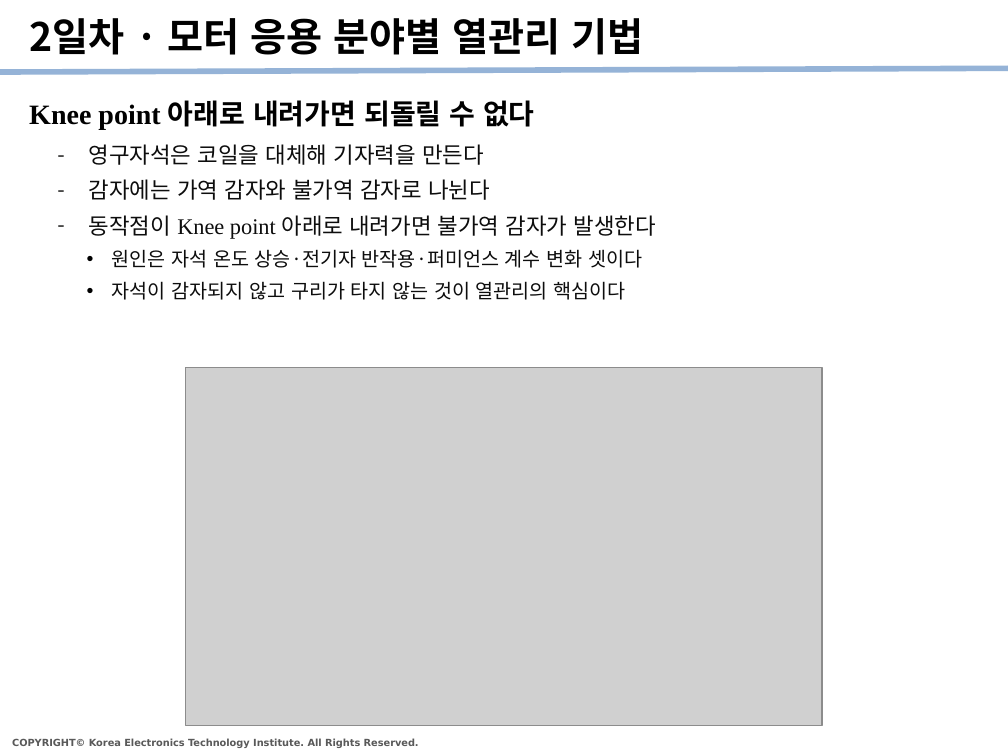
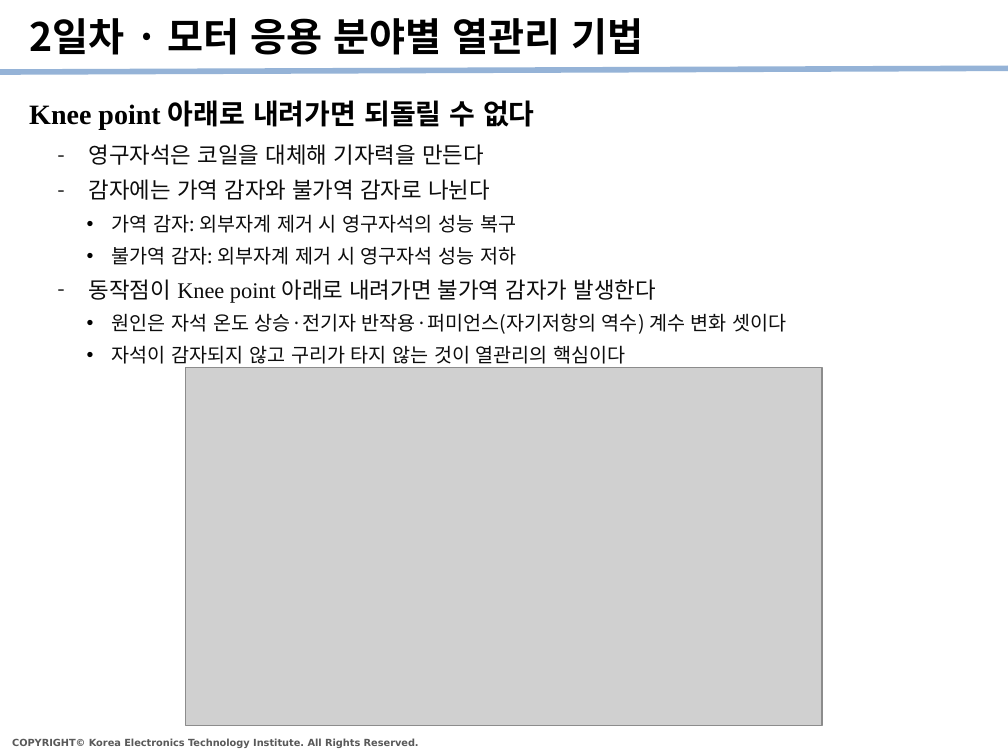
Before and after one commit to kybeen0521/PHM_Edu, a slide deck: slide 10 of Templates/PHM강좌_수강정리_v1.pptx. Drawn at 1008x756 pixels with LibreOffice and Linux fonts; fonts in the diff are those of the drawing; grey boxes stand for pictures. Boxes give left, top, right and bottom in pixels: in the first picture for what was removed or moved away, otherwise in the second. Text is boxed around its words. In the diff, an @@ line names an element or a change of style, - is before the commit and + after.

```diff
--- a/Templates/PHM강좌_수강정리_v1.pptx
+++ b/Templates/PHM강좌_수강정리_v1.pptx
@@ text at (112, 214, 516, 265): paragraphs added @@
+    • 가역 감자: 외부자계 제거 시 영구자석의 성능 복구
+    • 불가역 감자: 외부자계 제거 시 영구자석 성능 저하
@@ text at (112, 313, 787, 334): text changed @@
-    • 원인은 자석 온도 상승·전기자 반작용·퍼미언스 계수 변화 셋이다
+    • 원인은 자석 온도 상승·전기자 반작용·퍼미언스(자기저항의 역수) 계수 변화 셋이다
```
Also in this commit, not shown: 5 other slides changed.
